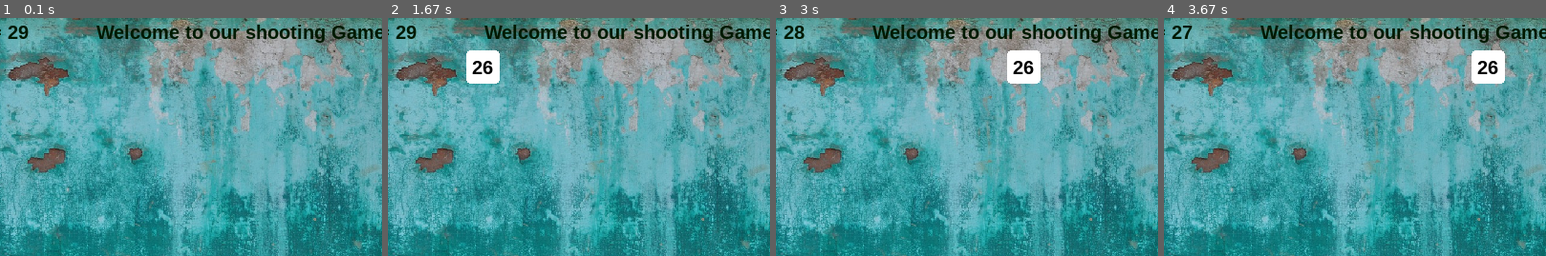
Above: before the commit, frames 1-4 (left to right).
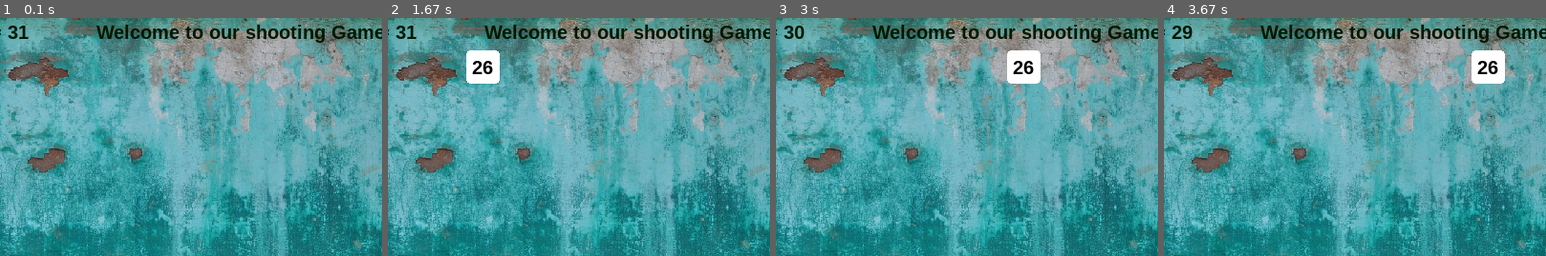
Above: after the commit, the same moments.

Repository: Shadow0307/PyGame-Shooting-Hell-Space-Game
Game: pygame game, started from main.py
Same seed, same stepped clock (60 frames per second), same inputs: the game is played once before the commit and once after it.
Inputs:
- Up to frame 1 (0.1 s): no input
- Up to frame 2 (1.67 s): hold Right 0.33-0.8 s; hold Right 0.83-1.3 s; hold Left from 1.33 s (still down)
- Up to frame 3 (3 s): release Left at 1.87 s; hold Left 1.9-2.3 s; tap B at 2.05 s; hold Right 2.33-2.97 s
- Up to frame 4 (3.67 s): hold Left 3-3.47 s; hold Right from 3.5 s (still down); tap B at 3.65 s
The pictures show only the part of the screen within x 16-66%, y 3-53%; the shares and areas given below are measured in that part.

The runs differ from the first frame. In frame 1, 0.2% of the frame differs, in the area x 2-8%, y 3-9%; in frame 2, 0.2%; in frame 3, 0.1%; in frame 4, 0.1%.

Commit message:
Fps Settings

Diff:
--- a/main.py
+++ b/main.py
@@ -86,9 +86,11 @@
                         gameloop()
             gamewindow.fill(lose_color)
             text_blit("You lose!", black, 400, 200, 22)
-            text_blit("WOuld you like to play again, Press enter..", black, 400, 245, 22)
+            text_blit("Would you like to play again, Press enter..", black, 400, 245, 22)
             pygame.display.update()
             clock.tick(FPS)
+
+# Heart of my Game:
 
 def gameloop():
     global block_size, num, bullet, bullet_state, player
@@ -104,7 +106,7 @@
     num = random.randint(5,31)
 
     player = ''
-    no_of_bullet = num + 3
+    no_of_bullet = num + 5
 
     bg1 = pygame.image.load('./img/bg.jpg').convert_alpha()
     bg = pygame.transform.scale(bg1, (WIDTH, HEIGHT))
